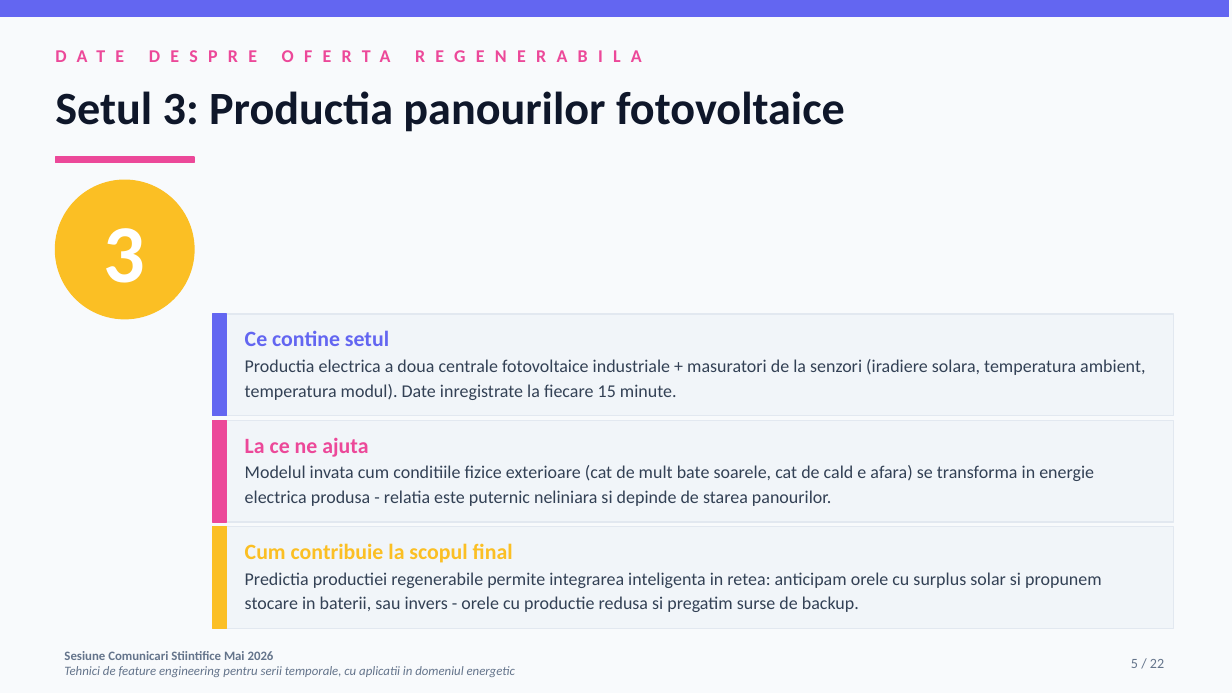
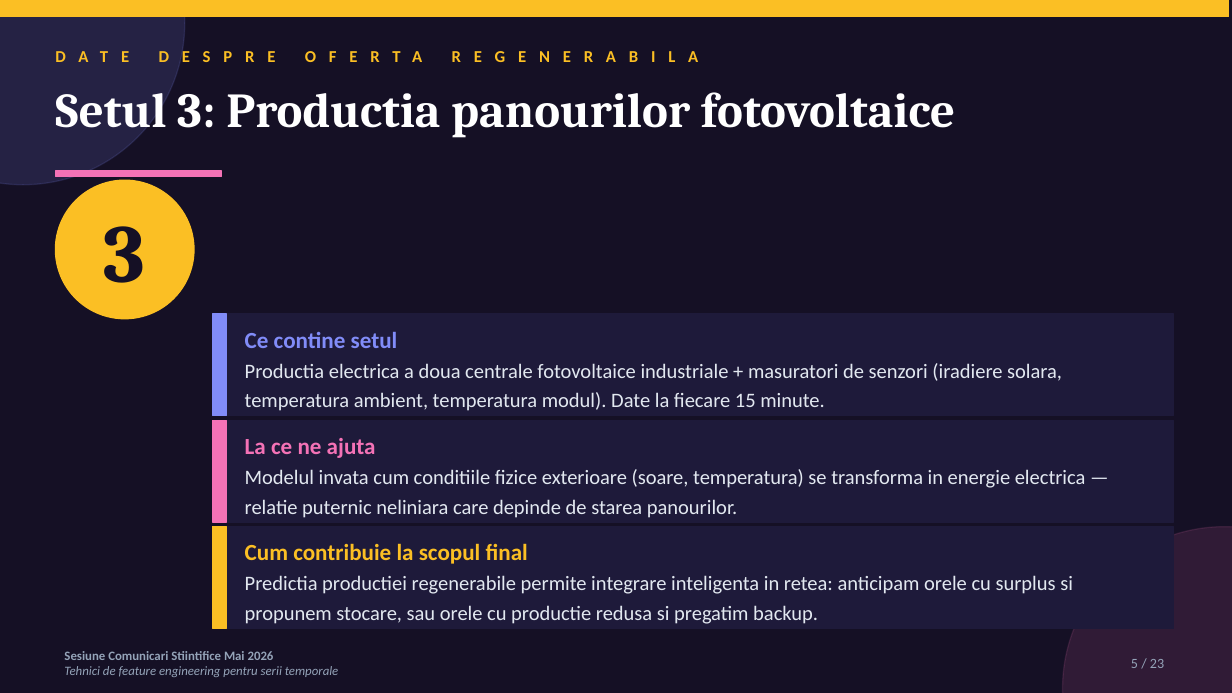
Before and after one commit to diana-nenu/Disertatie_AI_Platform, a slide deck: slide 5 of docs/SCSS/SCSS_FeatureEngineering_Diana_Nenu.pptx. Drawn at 1232x693 pixels with LibreOffice and Linux fonts; fonts in the diff are those of the drawing. Boxes give left, top, right and bottom in pixels: in the first picture for what was removed or moved away, otherwise in the second. Text is boxed around its words. In the diff, an @@ line names an element or a change of style, - is before the commit and + after.

Commit message:
SCSS pptx V3: tema dark gamma-style, povesti per tehnica, fara animatii click
Refactorizare totala conform feedback-ului:

Tema noua 'Modern Dark Gamma-style':
* Fundal indigo deep #151025 pe TOATE slide-urile (consistenta vizuala)
* Carduri cu fundal panel #1E1A3A
* Tipografie serif Cambria pentru titluri (mai eleganta)
* Calibri pentru body cu text 17-22pt (mai mare)
* Accenturi: indigo bright #818CF8, pink #F472B6, amber #FBBF24
* Forme decorative ovale cu transparency in colturi

Structura noua (23 slide-uri):
* Slide 1-10: pastrate de la V2 (context, 3 seturi date, problema, overview)
* Slide 11-15: TEHNICA 1 (encoding ciclic) ca poveste in 5 acte
  - 11: Intro - cum invata un model timpul (idea naiva vs realitate)
  - 12: Impactul problemei (figura comparativa)
  - 13: Inspiratia matematica (sin si cos basics)
  - 14: Solutia - formula + pasi de aplicare + GIF cerc
  - 15: Impactul tehnicii (3 carduri)
* Slide 16-19: TEHNICA 2 (lag features) ca poveste in 4 acte
  - 16: Intro - autoregresivitate intuitie
  - 17: Matematica AR(1) - formula + interpretare phi
  - 18: Aplicarea - cod + semantica fiecarui lag + descoperirea 90%
  - 19: Vizualizare GIF + concluzia
* Slide 20-22: TEHNICA 3 (rolling) ca poveste in 3 acte
  - 20: Intro - limitarea lag-ului (scenariu problematic vs robust)
  - 21: Rolling mean si std (doua carduri)
  - 22: Capcana shift(1) - GIF + greseala vs solutia
* Slide 23: Concluzii + Multumesc INTEGRATE (NU mai exista slide separat
  'Astept intrebarile')

Modificari de comportament:
* Animatiile pe click SCOASE complet
* Tranzitiile FADE intre slide-uri pastrate
* GIF-urile animate pastrate (cerc ore, AR, shift1)
* Text mult mai mare peste tot (titluri 38pt, body 16-18pt, formule 22pt+)

```diff
--- a/docs/SCSS/SCSS_FeatureEngineering_Diana_Nenu.pptx
+++ b/docs/SCSS/SCSS_FeatureEngineering_Diana_Nenu.pptx
@@ background #F8FAFC to #151025 @@
@@ rectangle at (x1=0, y1=0, x2=1229, y2=17): fill #6366F1 to #FBBF24; outline #6366F1 1 pt to #FBBF24 1 pt @@
@@ ellipse added at (x1=0, y1=0, x2=185, y2=185), fill #818CF8 at 15% opacity, outline #818CF8 1 pt @@
@@ text "DATE DESPRE OFERTA REGENERABILA" at (x1=611, y1=394, x2=650, y2=407): size 14 to 13 pt, text colour #EC4899 to #FBBF24, letter spacing 8 to 10 pt @@
@@ text "Setul 3: Productia panourilor fotovoltaice" at (x1=55, y1=92, x2=955, y2=137): size 36 to 38 pt, font Calibri to Cambria, text colour #0F172A to #FFFFFF @@
@@ rectangle at (x1=55, y1=171, x2=222, y2=177): fill #EC4899 to #F472B6; outline #EC4899 1 pt to #F472B6 1 pt @@
@@ rectangle resized from (x1=55, y1=157, x2=194, y2=163) to (x1=55, y1=171, x2=222, y2=177) @@
@@ text "3" at (x1=104, y1=226, x2=146, y2=283): font Calibri to Cambria, text colour #FFFFFF to #151025 @@
@@ rectangle at (x1=213, y1=314, x2=226, y2=416): fill #6366F1 to #818CF8; outline #6366F1 1 pt to #818CF8 1 pt @@
@@ text at (x1=245, y1=332, x2=1062, y2=411): text changed; size 14 to 16 pt; text colour #334155 to #E2E8F0 @@
-Ce contine setul
-Productia electrica a doua centrale fotovoltaice industriale + masuratori de la senzori (iradiere solara, temperatura ambient, temperatura modul). Date inregistrate la fiecare 15 minute.
+Ce contine setul
+Productia electrica a doua centrale fotovoltaice industriale + masuratori de senzori (iradiere solara, temperatura ambient, temperatura modul). Date la fiecare 15 minute.
@@ rectangle at (x1=213, y1=421, x2=226, y2=522): fill #EC4899 to #F472B6; outline #EC4899 1 pt to #F472B6 1 pt @@
@@ text at (x1=245, y1=438, x2=1086, y2=518): text changed; size 14 to 16 pt; text colour #334155 to #E2E8F0 @@
-La ce ne ajuta
-Modelul invata cum conditiile fizice exterioare (cat de mult bate soarele, cat de cald e afara) se transforma in energie electrica produsa - relatia este puternic neliniara si depinde de starea panourilor.
+La ce ne ajuta
+Modelul invata cum conditiile fizice exterioare (soare, temperatura) se transforma in energie electrica — relatie puternic neliniara care depinde de starea panourilor.
@@ fill #F1F5F9 to #1E1A3A; outline #E2E8F0 1 pt to #1E1A3A 1 pt in 3 elements at (x1=213, y1=314, x2=1174, y2=416), (x1=213, y1=421, x2=1174, y2=522), (x1=213, y1=527, x2=1174, y2=628) @@
@@ ellipse added at (x1=1063, y1=527, x2=1232, y2=693), fill #F472B6 at 12% opacity, outline #F472B6 1 pt @@
@@ text at (x1=245, y1=543, x2=1073, y2=624): text changed; size 14 to 16 pt; text colour #334155 to #E2E8F0 @@
-Cum contribuie la scopul final
-Predictia productiei regenerabile permite integrarea inteligenta in retea: anticipam orele cu surplus solar si propunem stocare in baterii, sau invers - orele cu productie redusa si pregatim surse de backup.
+Cum contribuie la scopul final
+Predictia productiei regenerabile permite integrare inteligenta in retea: anticipam orele cu surplus si propunem stocare, sau orele cu productie redusa si pregatim backup.
@@ text at (x1=64, y1=651, x2=274, y2=660): text colour #64748B to #94A3B8 in "Sesiune Comunicari Stiintifice Mai 2026" @@
@@ text at (x1=1131, y1=659, x2=1164, y2=668): text changed; text colour #64748B to #94A3B8 @@
-5 / 22
+5 / 23
@@ text at (x1=64, y1=666, x2=338, y2=677): text changed; text colour #64748B to #94A3B8 @@
-Tehnici de feature engineering pentru serii temporale, cu aplicatii in domeniul energetic
+Tehnici de feature engineering pentru serii temporale
```
Also in this commit, not shown: 13 other slides changed, 9 slides added, 8 slides removed.
